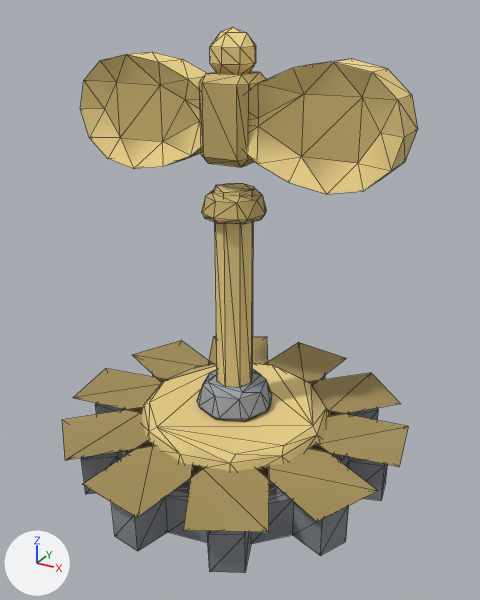
The glTF model assets/models/wind-up-key/wind-up-key.low.glb as it was, and as the next commit left it.
Before and after are seen from a camera (50 mm lens) standing at (0.616, -1.095, 0.946) and looking at (0.021, -0.014, 0.406). Lighting does not change. The marker at lower left points along +X, +Y and +Z. The first picture is the older version. Mesh edges are drawn as thin lines. Where no turn or scale is listed for an object, it has been applied to the vertices. Vertices at exactly the same position are counted once.

Objects in the first picture: 'wind-up-key'.
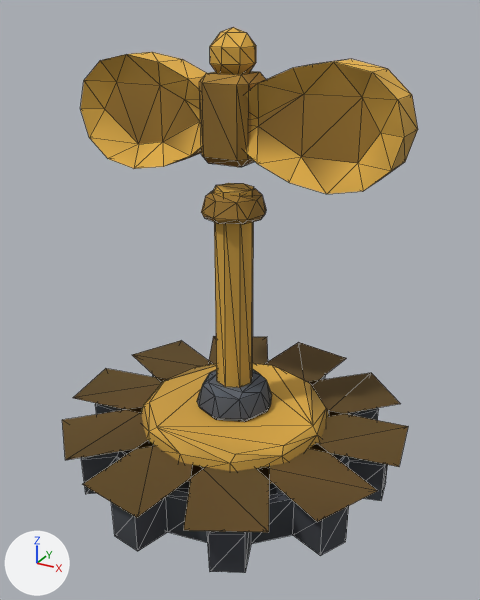
The edits, one by one:
me_wind_up_key has 463 vertices, 890 faces and spans x -0.376..0.376, y -0.376..0.376, z -0.458..0.458.
me_wind_up_key is used by ob_wind_up_key; location (0.0, 0.0, 0.458).
Part 1, on me_wind_up_key:
Vertex 338 of me_wind_up_key moves from (-0.25, -0.02, 0.249) at pixel (120, 137) to (-0.205, -0.02, 0.24) at pixel (138, 144).
me_wind_up_key part 2: 890 kept faces spanning x -0.376..0.376, y -0.376..0.376, z -0.458..0.458 get new vertex colours.

Where the change shows, as pixel boxes (x1, y1, x2, y2) in the pictures (480 x 600 px; the box of a moved part takes in the faces that stretch with it):
part 1 of me_wind_up_key, moved or reshaped: (89, 82, 163, 168) in both
part 2 of me_wind_up_key, recoloured (yellow to brown): (62, 27, 418, 573) in both
